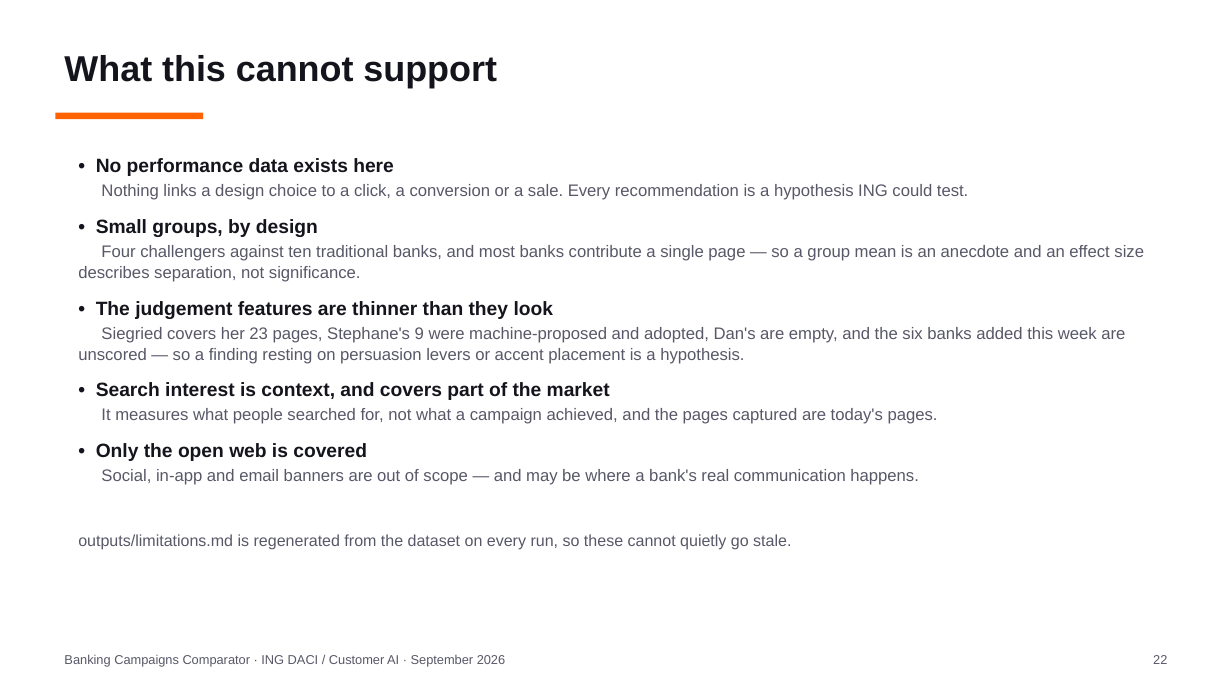
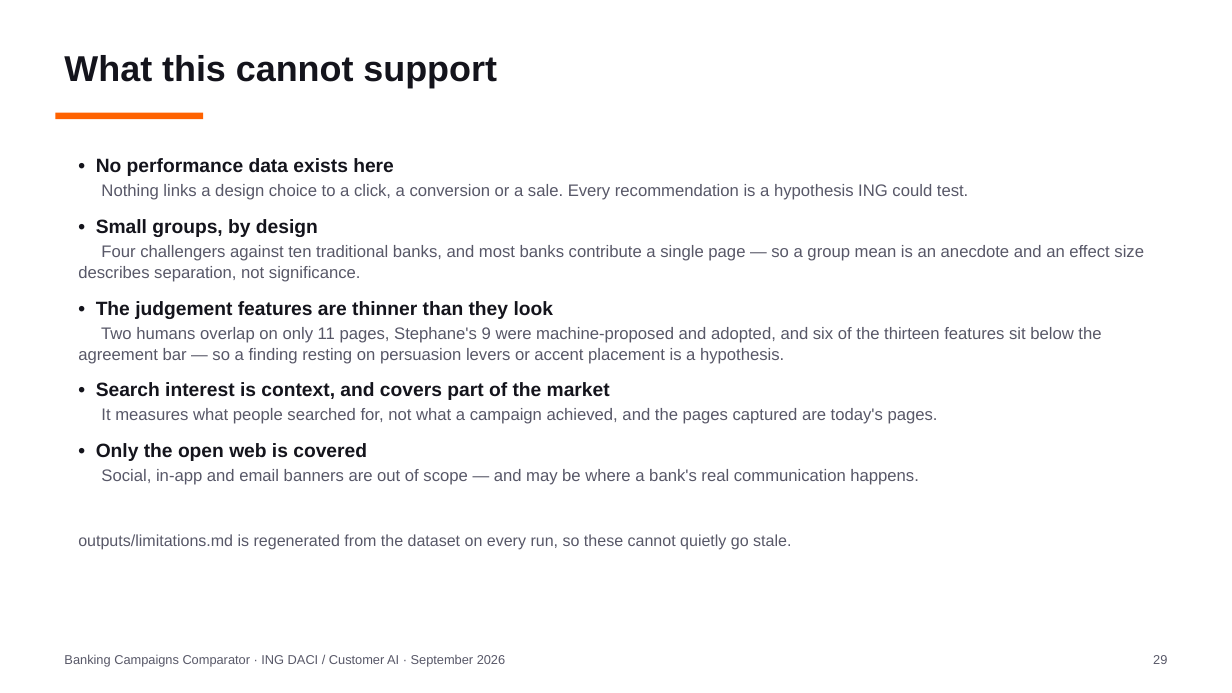
Before and after one commit to Siegried81/ing-usecase, a slide deck: slide 29 of docs/Banking_Campaigns_Comparator.pptx (slide 22 before the commit). Drawn at 1232x693 pixels with LibreOffice and Linux fonts; fonts in the diff are those of the drawing. Boxes give left, top, right and bottom in pixels: in the first picture for what was removed or moved away, otherwise in the second. Text is boxed around its words. In the diff, an @@ line names an element or a change of style, - is before the commit and + after.

```diff
--- a/docs/Banking_Campaigns_Comparator.pptx
+++ b/docs/Banking_Campaigns_Comparator.pptx
@@ text at [78, 327, 1101, 364]: text changed @@
-Siegried covers her 23 pages, Stephane's 9 were machine-proposed and adopted, Dan's are empty, and the six banks added this week are unscored — so a finding resting on persuasion levers or accent placement is a hypothesis.
+Two humans overlap on only 11 pages, Stephane's 9 were machine-proposed and adopted, and six of the thirteen features sit below the agreement bar — so a finding resting on persuasion levers or accent placement is a hypothesis.
@@ text at [1153, 655, 1167, 664]: text changed @@
-22
+29
```
Also in this commit, not shown: 6 other slides changed, 7 slides added, 8 other files.
